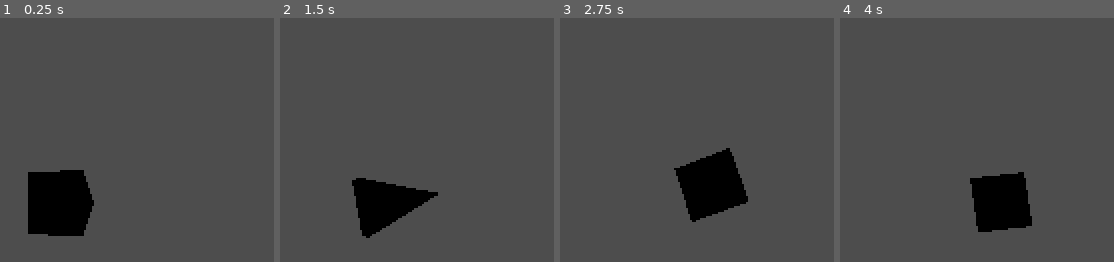
Above: before the commit, frames 1-4 (left to right).
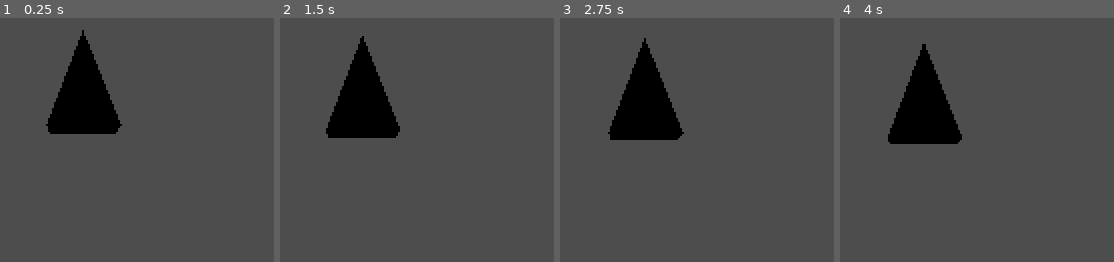
Above: after the commit, the same moments.

Repository: calokat/slam-oc
Game: Godot game, scene res://main.tscn
Same seed, same stepped clock (60 frames per second), same inputs: the game is played once before the commit and once after it.
Inputs:
- Up to frame 1 (0.25 s): no input
- Up to frame 2 (1.5 s): no input
- Up to frame 3 (2.75 s): no input
- Up to frame 4 (4 s): no input

The runs differ from the first frame. In frame 1, 12% of the frame differs, in the area x 10-45%, y 4-90%; in frame 2, 10%; in frame 3, 11%; in frame 4, 10%.

Commit message:
Add test for nonzero direction

Diff:
--- a/main.tscn
+++ b/main.tscn
@@ -1,7 +1,7 @@
 [gd_scene load_steps=3 format=3 uid="uid://k8ri251ibfoa"]
 
+[ext_resource type="Script" path="res://mocap_animate.gd" id="1_5tsrn"]
 [ext_resource type="ArrayMesh" uid="uid://dr7rfxkge3qhk" path="res://boid.obj" id="1_vp0mk"]
-[ext_resource type="Script" path="res://orienter.gd" id="2_oblje"]
 
 [node name="Node3D" type="Node3D"]
 
@@ -9,10 +9,9 @@
 transform = Transform3D(1, 0, 0, 0, 1, 0, 0, 0, 1, 0, 0, 13.5831)
 
 [node name="Node3D" type="Node3D" parent="."]
-script = ExtResource("2_oblje")
+script = ExtResource("1_5tsrn")
 
 [node name="MeshInstance3D" type="MeshInstance3D" parent="Node3D"]
-transform = Transform3D(1, 0, 0, 0, -4.37114e-08, 1, 0, -1, -4.37114e-08, 0, 0, 0)
 mesh = ExtResource("1_vp0mk")
 skeleton = NodePath("../..")
 
--- a/mocap.gd
+++ b/mocap.gd
@@ -8,6 +8,13 @@
 var node_size: int
 var frame_size: int
 var current_frame: int
+
+func _find_nonzero_direction():
+	for n in self.total_nodes:
+		var dir = get_direction(n);
+		if Vector2(dir.x, dir.y).length() > 0.0:
+			print(n)
+			print(get_direction(n))
 
 func _init(file_name = "res://tools/c3d-processor/salsa.bin") -> void:
 	var file = FileAccess.open(file_name, FileAccess.READ)
@@ -22,6 +29,8 @@
 	self.frame_size = self.node_size * self.total_nodes
 
 	self.current_frame = 0
+
+	_find_nonzero_direction()
 
 # Iterates the mocap object to the next frame, if
 # it reaches the end, the current_frame is set to 0
